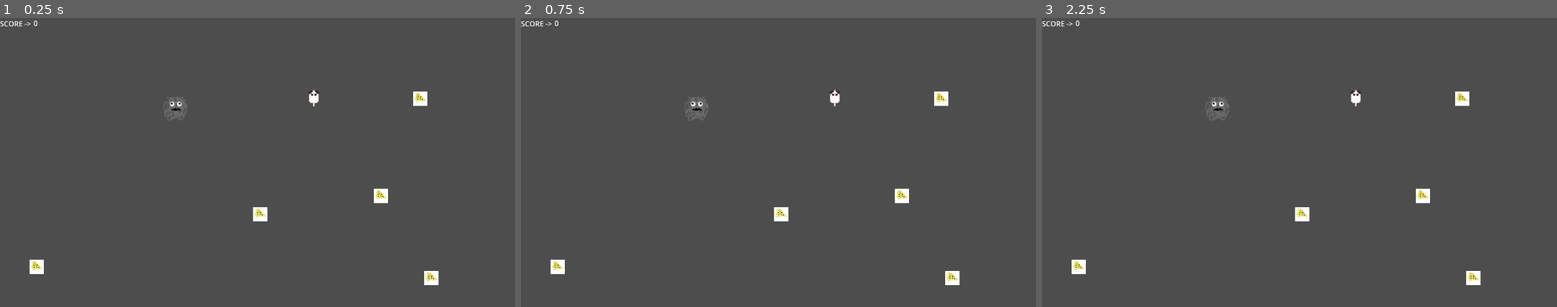
Above: before the commit, frames 1-3 (left to right).
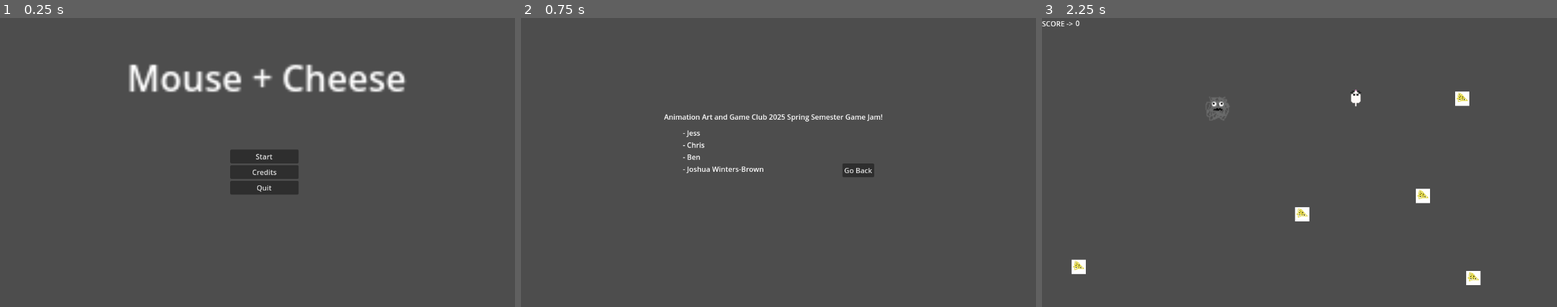
Above: after the commit, the same moments.

Repository: ofgrenudo/Mouse-and-Cheese
Game: Godot game, scene res://Start Menu.tscn
Same seed, same stepped clock (60 frames per second), same inputs: the game is played once before the commit and once after it. Before the commit the project starts from res://game.tscn.
Inputs (mouse positions are in pixels of both pictures, inside the frame that each line leads up to):
- Up to frame 1 (0.25 s): no input
- Up to frame 2 (0.75 s): click (783, 171) at 0.5 s, where only the run after the commit has a clickable "Credits"
- Up to frame 3 (2.25 s): click (1376, 171) at 1.25 s, where only the run after the commit has a clickable "Go Back"; click (1304, 156) at 2 s, where only the run after the commit has a clickable "Start"

The runs differ from the first frame. In frame 1, 5.4% of the frame differs, in the area x 0-86%, y 0-93%; in frame 2, 1.9%; in frame 3, nothing differs.

Commit message:
Changes from Last Week...

Diff:
--- /dev/null
+++ b/Start Menu.tscn
@@ -0,0 +1,50 @@
+[gd_scene load_steps=3 format=3 uid="uid://c70ydfqstj3dj"]
+
+[ext_resource type="Script" uid="uid://b82vuwvv421r" path="res://start_menu.gd" id="1_3l7qe"]
+[ext_resource type="AudioStream" uid="uid://dtla66bemktyk" path="res://Assets/Gathering of Dustbunnys.mp3" id="2_7eigp"]
+
+[node name="StartMenu" type="Control"]
+layout_mode = 3
+anchors_preset = 15
+anchor_right = 1.0
+anchor_bottom = 1.0
+grow_horizontal = 2
+grow_vertical = 2
+script = ExtResource("1_3l7qe")
+
+[node name="Title" type="Label" parent="."]
+layout_mode = 0
+offset_left = 284.0
+offset_top = 75.0
+offset_right = 409.0
+offset_bottom = 98.0
+scale = Vector2(5, 5)
+text = "Mouse + Cheese"
+
+[node name="VBoxContainer" type="VBoxContainer" parent="."]
+layout_mode = 0
+offset_left = 515.0
+offset_top = 295.0
+offset_right = 668.0
+offset_bottom = 396.0
+
+[node name="StartButton" type="Button" parent="VBoxContainer"]
+layout_mode = 2
+text = "Start"
+
+[node name="CreditsButton" type="Button" parent="VBoxContainer"]
+layout_mode = 2
+text = "Credits"
+
+[node name="QuitButton" type="Button" parent="VBoxContainer"]
+layout_mode = 2
+text = "Quit"
+
+[node name="AudioStreamPlayer2D" type="AudioStreamPlayer2D" parent="."]
+stream = ExtResource("2_7eigp")
+autoplay = true
+parameters/looping = true
+
+[connection signal="pressed" from="VBoxContainer/StartButton" to="." method="_on_start_button_pressed"]
+[connection signal="pressed" from="VBoxContainer/CreditsButton" to="." method="_on_credits_button_pressed"]
+[connection signal="pressed" from="VBoxContainer/QuitButton" to="." method="_on_quit_button_pressed"]
--- /dev/null
+++ b/credits.gd
@@ -0,0 +1,15 @@
+extends Control
+
+
+# Called when the node enters the scene tree for the first time.
+func _ready() -> void:
+	pass # Replace with function body.
+
+
+# Called every frame. 'delta' is the elapsed time since the previous frame.
+func _process(delta: float) -> void:
+	pass
+
+
+func _on_go_back_pressed() -> void:
+	get_tree().change_scene_to_file("res://Start Menu.tscn")
--- /dev/null
+++ b/credits.tscn
@@ -0,0 +1,60 @@
+[gd_scene load_steps=3 format=3 uid="uid://bnk501s4xjt6n"]
+
+[ext_resource type="Script" uid="uid://dvir4hwyg76yv" path="res://credits.gd" id="1_arbyh"]
+[ext_resource type="AudioStream" uid="uid://dtla66bemktyk" path="res://Assets/Gathering of Dustbunnys.mp3" id="2_s14mg"]
+
+[node name="Credits" type="Control"]
+layout_mode = 3
+anchors_preset = 15
+anchor_right = 1.0
+anchor_bottom = 1.0
+grow_horizontal = 2
+grow_vertical = 2
+script = ExtResource("1_arbyh")
+
+[node name="Label" type="Label" parent="."]
+layout_mode = 0
+offset_left = 320.0
+offset_top = 210.0
+offset_right = 809.0
+offset_bottom = 233.0
+text = "Animation Art and Game Club 2025 Spring Semester Game Jam!
+"
+
+[node name="VBoxContainer" type="VBoxContainer" parent="."]
+layout_mode = 0
+offset_left = 362.0
+offset_top = 246.0
+offset_right = 544.0
+offset_bottom = 350.0
+
+[node name="Label5" type="Label" parent="VBoxContainer"]
+layout_mode = 2
+text = "- Jess"
+
+[node name="Label4" type="Label" parent="VBoxContainer"]
+layout_mode = 2
+text = "- Chris"
+
+[node name="Label3" type="Label" parent="VBoxContainer"]
+layout_mode = 2
+text = "- Ben"
+
+[node name="Label2" type="Label" parent="VBoxContainer"]
+layout_mode = 2
+text = "- Joshua Winters-Brown"
+
+[node name="GoBack" type="Button" parent="."]
+layout_mode = 0
+offset_left = 719.0
+offset_top = 326.0
+offset_right = 790.0
+offset_bottom = 357.0
+text = "Go Back"
+
+[node name="AudioStreamPlayer2D" type="AudioStreamPlayer2D" parent="."]
+stream = ExtResource("2_s14mg")
+autoplay = true
+parameters/looping = true
+
+[connection signal="pressed" from="GoBack" to="." method="_on_go_back_pressed"]
--- a/dustBunny.tscn
+++ b/dustBunny.tscn
@@ -4,7 +4,7 @@
 [ext_resource type="Texture2D" uid="uid://cxb2ctky8jqjp" path="res://Assets/Dust Bunny1.png" id="1_pbpkg"]
 
 [sub_resource type="CircleShape2D" id="CircleShape2D_v22qj"]
-radius = 14.0357
+radius = 11.5109
 
 [node name="DustBunny" type="Node2D"]
 script = ExtResource("1_2hbmo")
--- a/project.godot
+++ b/project.godot
@@ -11,7 +11,7 @@
 [application]
 
 config/name="Game Jam Demo"
-run/main_scene="res://game.tscn"
+run/main_scene="res://Start Menu.tscn"
 config/features=PackedStringArray("4.4", "Forward Plus")
 config/icon="res://icon.svg"
 
--- /dev/null
+++ b/start_menu.gd
@@ -0,0 +1,27 @@
+extends Control
+
+
+# Called when the node enters the scene tree for the first time.
+func _ready() -> void:
+	pass # Replace with function body.
+
+
+# Called every frame. 'delta' is the elapsed time since the previous frame.
+func _process(delta: float) -> void:
+	pass
+
+
+func _on_start_button_pressed() -> void:
+	print("Start!")
+	get_tree().change_scene_to_file("res://game.tscn")
+
+
+func _on_credits_button_pressed() -> void:
+	print("Credits!")
+	get_tree().change_scene_to_file("res://credits.tscn")
+
+
+
+func _on_quit_button_pressed() -> void:
+	get_tree().quit()
+	print("Quit")
Not shown, added: credits.gd.uid
Not shown, added: start_menu.gd.uid
Not shown, changed: LICENSE.md
Not shown, changed: README.md
